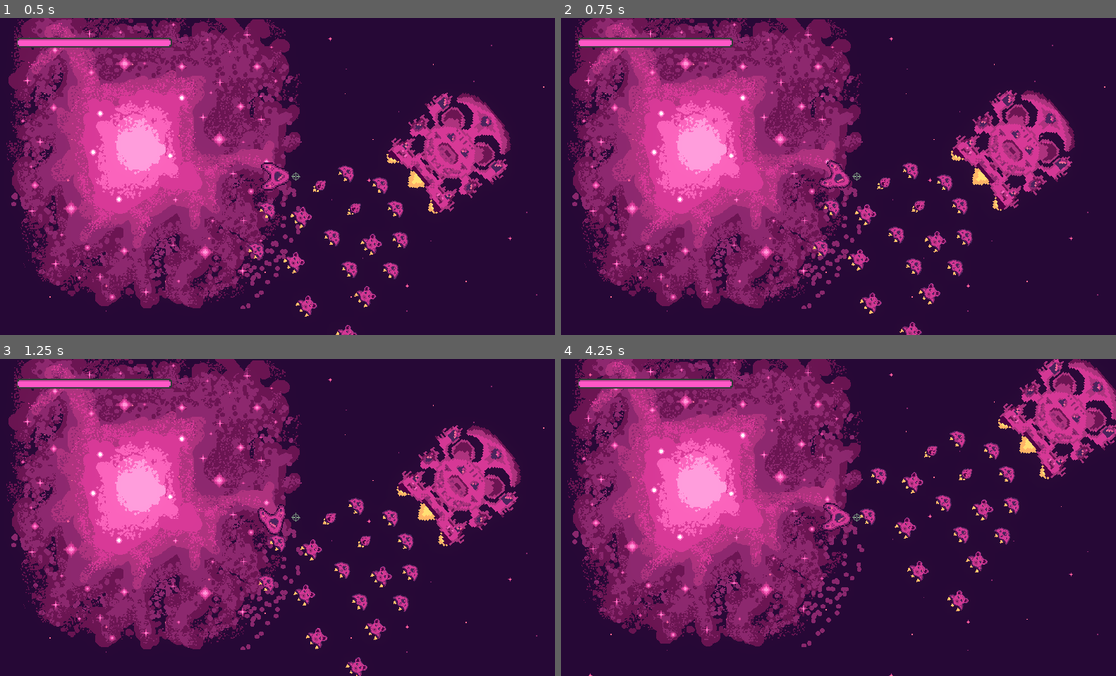
Above: before the commit, frames 1-4 (two rows, left to right).
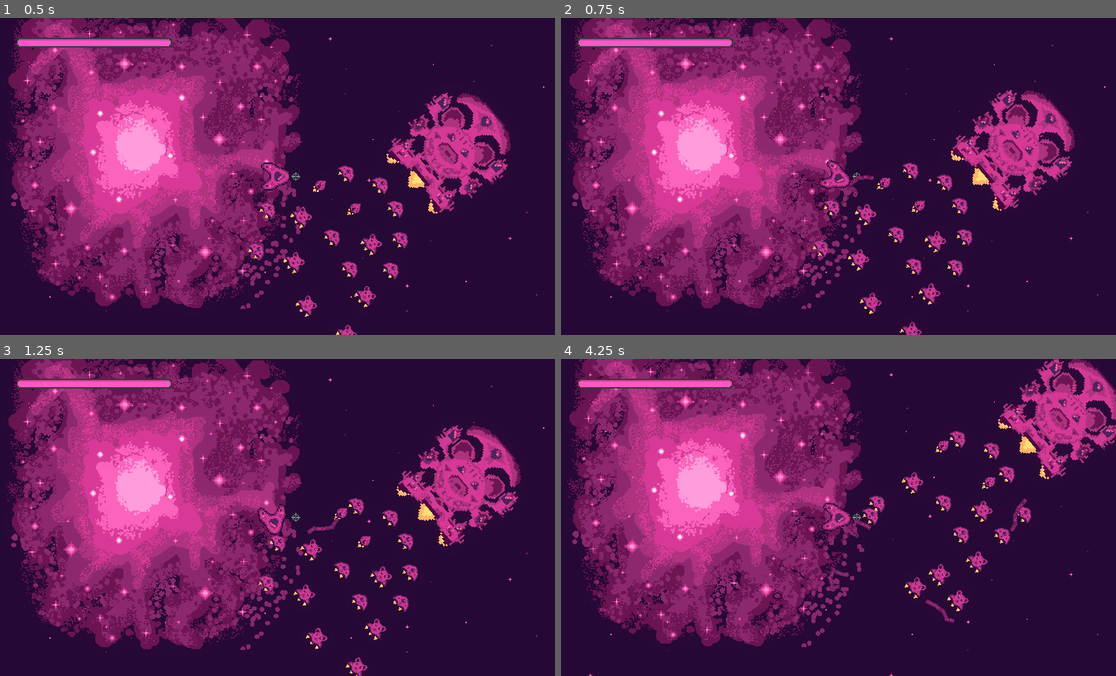
Above: after the commit, the same moments.

Repository: bear-minimum-studio/space-bear
Game: Godot game, scene res://Game.tscn
Same seed, same stepped clock (60 frames per second), same inputs: the game is played once before the commit and once after it.
Inputs:
- Up to frame 1 (0.5 s): no input
- Up to frame 2 (0.75 s): hold Right (turn_right) from 0.53 s (still down); hold G (grappling_hook, bound only after the commit) from 0.53 s (still down)
- Up to frame 3 (1.25 s): keep holding Right (turn_right); keep holding G (grappling_hook, bound only after the commit)
- Up to frame 4 (4.25 s): release Right (turn_right) at 1.28 s; release G (grappling_hook, bound only after the commit) at 1.28 s; hold Left (turn_left) 1.28-2.03 s; tap Down (decelerate) at 1.35 s; tap G (grappling_hook, bound only after the commit) at 1.55, 2.3, 3.05 s; hold Right (turn_right) 2.03-2.78 s; hold Space (fire) 2.03-2.78 s; hold Up (accelerate) 2.78-3.53 s; tap F (turret_fire) at 2.85 s; hold Left (turn_left) from 3.53 s (still down); hold G (grappling_hook, bound only after the commit) from 3.53 s (still down)

Frame 1 is identical in both runs. In frame 2, less than 0.1% of the frame differs, in the area x 51-57%, y 49-56%; in frame 3, 0.2%; in frame 4, 1.7%, in the area x 48-85%, y 25-84%.

Commit message:
feat: make player shoot dumb grappling hooks

Diff:
--- a/World.gd
+++ b/World.gd
@@ -7,6 +7,7 @@
 const MINIMAL_BULLET_SPEED = BULLET_SPEED
 
 var bullet_scene = preload("res://bullet/Bullet.tscn")
+var grappling_hook_scene = preload("res://grappling-hook/GrapplingHook.tscn")
 
 func _on_player_shoot(global_player_position, global_player_rotation, player_velocity):
 	var player_direction = Vector2.from_angle(global_player_rotation);
@@ -28,3 +29,15 @@
 	if new_bullet_velocity.length() < MINIMAL_BULLET_SPEED:
 		new_bullet_velocity = MINIMAL_BULLET_SPEED * new_bullet_velocity.normalized()
 	return new_bullet_velocity
+
+
+
+func _on_player_shoot_grappling_hook(global_player_position, global_player_rotation, player_velocity):
+	var player_direction = Vector2.from_angle(global_player_rotation);
+	var new_hook = grappling_hook_scene.instantiate()
+
+	new_hook.global_position = global_player_position
+	new_hook.global_rotation = global_player_rotation
+#	new_hook.velocity = player_velocity
+
+	self.add_child(new_hook)
--- a/World.tscn
+++ b/World.tscn
@@ -736,3 +736,4 @@
 rotation = 0.872665
 
 [connection signal="shoot" from="Player" to="." method="_on_player_shoot"]
+[connection signal="shoot_grappling_hook" from="Player" to="." method="_on_player_shoot_grappling_hook"]
--- a/grappling-hook/GrapplingHook.gd
+++ b/grappling-hook/GrapplingHook.gd
@@ -3,9 +3,9 @@
 
 const DISTANCE_BETWEEN_FRAGMENTS = 15
 
-@export var number_of_fragments: int = 4:
+@export var hook_length: int = 4:
 	set(new_value):
-		number_of_fragments = new_value
+		hook_length = new_value
 		_initialize_grappling_fragments()
 
 var hook_fragment = preload("res://grappling-hook/HookFragment.tscn")
@@ -13,17 +13,17 @@
 func _initialize_grappling_fragments():
 	delete_children(self)
 	var prev_hook: Node2D = null
-	for i in range(number_of_fragments):
+	for i in range(hook_length):
 		var new_hook: Node2D = hook_fragment.instantiate()
 		if (prev_hook):
-			new_hook.transform.origin.y = prev_hook.transform.origin.y + DISTANCE_BETWEEN_FRAGMENTS
+			new_hook.transform.origin.x = prev_hook.transform.origin.x + DISTANCE_BETWEEN_FRAGMENTS
 
 		self.add_child(new_hook)
 		if Engine.is_editor_hint():
 			new_hook.set_owner(get_tree().get_edited_scene_root())
 		prev_hook = new_hook
 
-	for i in range(number_of_fragments):
+	for i in range(hook_length):
 		if i < self.get_child_count() - 1:
 			var child = self.get_child(i)
 			var next_child = self.get_child(i + 1)
--- a/grappling-hook/HookFragment.tscn
+++ b/grappling-hook/HookFragment.tscn
@@ -16,11 +16,10 @@
 shape = SubResource("CircleShape2D_kdg7f")
 
 [node name="Hook" type="Sprite2D" parent="RigidBody2D"]
-rotation = 1.57079
 scale = Vector2(0.5, 0.5)
 texture = ExtResource("1_lqnob")
 
 [node name="PinJoint2D" type="PinJoint2D" parent="."]
-position = Vector2(0, 8)
+position = Vector2(11, 0)
 node_a = NodePath("../RigidBody2D")
 disable_collision = false
--- a/player/Player.gd
+++ b/player/Player.gd
@@ -1,6 +1,7 @@
 extends CharacterBody2D
 
 signal shoot
+signal shoot_grappling_hook
 
 const ACCEL = 90.0
 const ROTATION_SPEED = 2.0
@@ -9,8 +10,10 @@
 const MAX_HEALTH = 10
 
 const SHOOTING_SPEED = 1.0 / BULLETS_PER_SECOND
+const HOOK_COOLDOWN = 1.0
 
 var _reloading = false
+var _reloading_hook = false
 var health = MAX_HEALTH
 
 @onready var flammes = $Flammes
@@ -27,6 +30,16 @@
 	_reloading = true
 	await get_tree().create_timer(SHOOTING_SPEED).timeout
 	_reloading = false
+
+func _shoot_hook():
+	if _reloading_hook:
+		return
+
+	emit_signal("shoot_grappling_hook", global_position, global_rotation, velocity)
+
+	_reloading_hook = true
+	await get_tree().create_timer(HOOK_COOLDOWN).timeout
+	_reloading_hook = false
 
 func _custom_set_rotation(rotation_value: float):
 	self.rotation = rotation_value
@@ -55,6 +68,8 @@
 
 	if (Input.is_action_pressed("fire")):
 		_shoot()
+	if (Input.is_action_pressed("grappling_hook")):
+		_shoot_hook()
 
 	move_and_slide()
 
--- a/project.godot
+++ b/project.godot
@@ -74,6 +74,11 @@
 "events": [Object(InputEventKey,"resource_local_to_scene":false,"resource_name":"","device":-1,"window_id":0,"alt_pressed":false,"shift_pressed":false,"ctrl_pressed":false,"meta_pressed":false,"pressed":false,"keycode":0,"physical_keycode":70,"key_label":0,"unicode":102,"echo":false,"script":null)
 ]
 }
+grappling_hook={
+"deadzone": 0.5,
+"events": [Object(InputEventKey,"resource_local_to_scene":false,"resource_name":"","device":-1,"window_id":0,"alt_pressed":false,"shift_pressed":false,"ctrl_pressed":false,"meta_pressed":false,"pressed":false,"keycode":0,"physical_keycode":71,"key_label":0,"unicode":103,"echo":false,"script":null)
+]
+}
 
 [layer_names]
 
